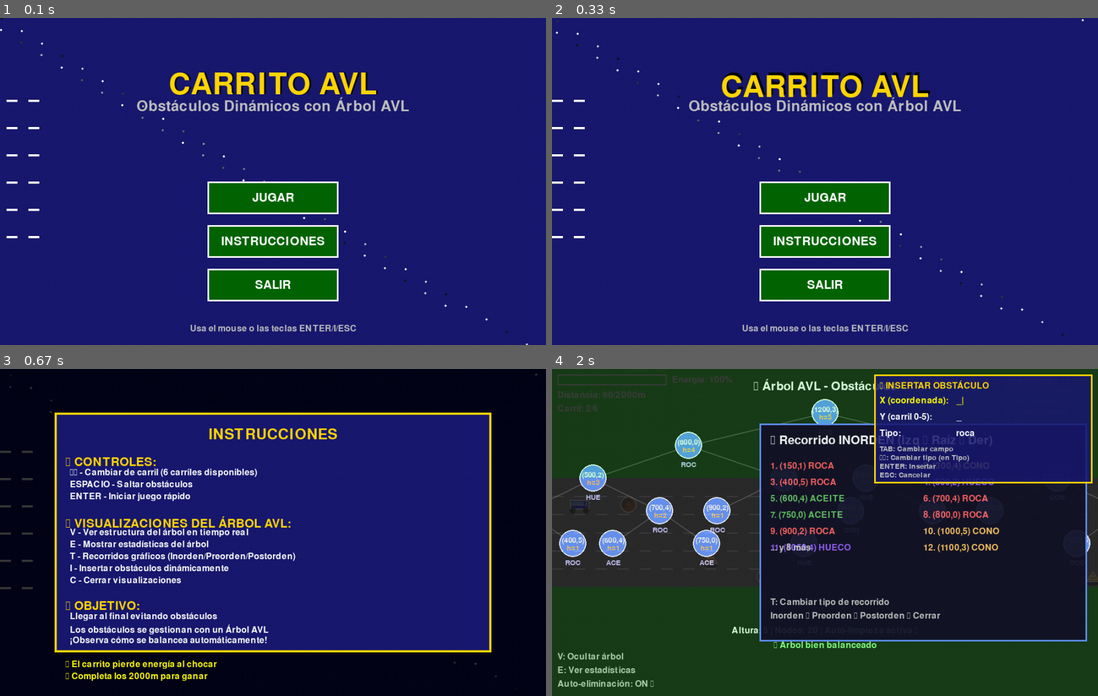
Above: before the commit, frames 1-4 (two rows, left to right).
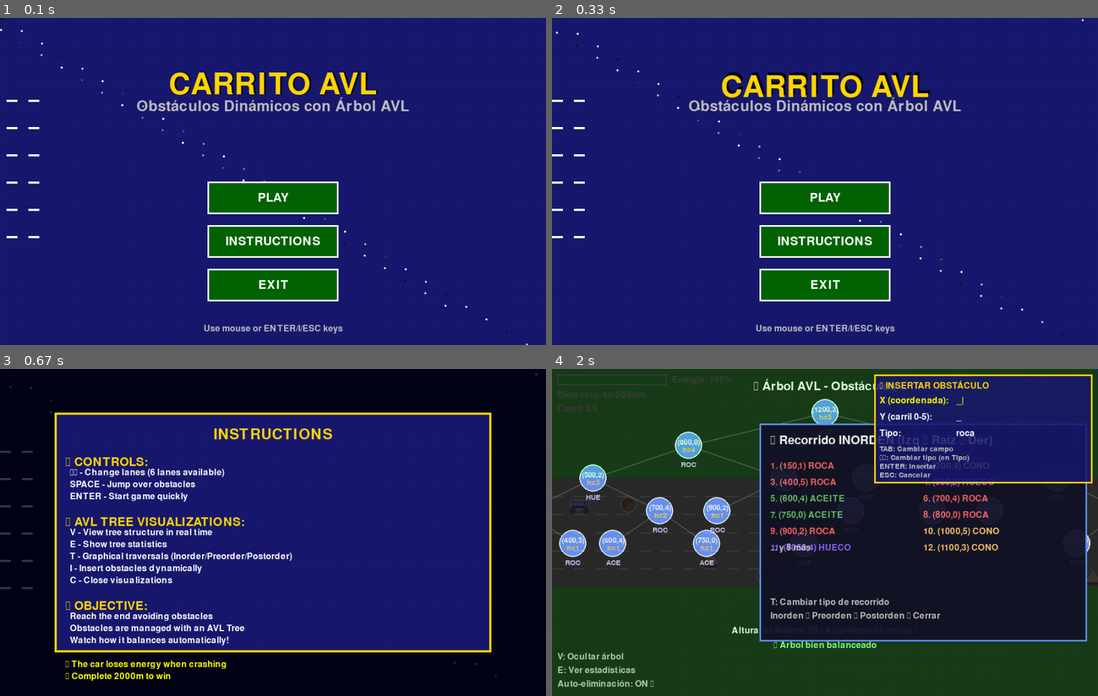
Above: after the commit, the same moments.

Repository: Estebanr32/carVideogame_2D
Game: pygame game, started from game.py
Same seed, same stepped clock (60 frames per second), same inputs: the game is played once before the commit and once after it.
Inputs:
- Up to frame 1 (0.1 s): no input
- Up to frame 2 (0.33 s): no input
- Up to frame 3 (0.67 s): tap I at 0.33 s
- Up to frame 4 (2 s): tap Enter at 0.67 s; tap V at 1 s; tap T at 1.33 s; hold Up from 1.67 s (still down); tap I at 1.82 s

The runs differ from the first frame. In frame 1, 1.1% of the frame differs, in the area x 34-66%, y 53-97%; in frame 2, 1.1%; in frame 3, 6.5%, in the area x 12-62%, y 18-96%; in frame 4, nothing differs.

Commit message:
Cambio en la visualización y depuración

Diff:
--- a/main.py
+++ /dev/null
@@ -1 +0,0 @@
-print("Init repository")
--- a/menu.py
+++ b/menu.py
@@ -156,33 +156,33 @@
         pygame.draw.rect(self.screen, GOLD, panel_rect, 4)
 
         # Título de instrucciones
-        titulo = self.font_subtitle.render("INSTRUCCIONES", True, GOLD)
+        titulo = self.font_subtitle.render("INSTRUCTIONS", True, GOLD)
         titulo_rect = titulo.get_rect(center=(self.SCREEN_WIDTH//2, 120))
         self.screen.blit(titulo, titulo_rect)
 
         # Lista de instrucciones
         instrucciones = [
-            "🎮 CONTROLES:",
-            "  ↑↓ - Cambiar de carril (6 carriles disponibles)",
-            "  ESPACIO - Saltar obstáculos",
-            "  ENTER - Iniciar juego rápido",
-            "",
-            "🌳 VISUALIZACIONES DEL ÁRBOL AVL:",
-            "  V - Ver estructura del árbol en tiempo real",
-            "  E - Mostrar estadísticas del árbol",
-            "  T - Recorridos gráficos (Inorden/Preorden/Postorden)",
-            "  I - Insertar obstáculos dinámicamente",
-            "  C - Cerrar visualizaciones",
-            "",
-            "🎯 OBJETIVO:",
-            "  Llegar al final evitando obstáculos",
-            "  Los obstáculos se gestionan con un Árbol AVL",
-            "  ¡Observa cómo se balancea automáticamente!",
-            "",
-            "💡 El carrito pierde energía al chocar",
-            "🏁 Completa los 2000m para ganar",
-            "",
-            "Haz click o presiona ESC para volver"
+            "🎮 CONTROLS:",
+            "  ↑↓ - Change lanes (6 lanes available)",
+            "  SPACE - Jump over obstacles",
+            "  ENTER - Start game quickly",
+            "",
+            "🌳 AVL TREE VISUALIZATIONS:",
+            "  V - View tree structure in real time",
+            "  E - Show tree statistics",
+            "  T - Graphical traversals (Inorder/Preorder/Postorder)",
+            "  I - Insert obstacles dynamically",
+            "  C - Close visualizations",
+            "",
+            "🎯 OBJECTIVE:",
+            "  Reach the end avoiding obstacles",
+            "  Obstacles are managed with an AVL Tree",
+            "  Watch how it balances automatically!",
+            "",
+            "💡 The car loses energy when crashing",
+            "🏁 Complete 2000m to win",
+            "",
+            "Click or press ESC to return"
         ]
 
         y_start = 160
@@ -215,12 +215,12 @@
 
             if not self.mostrar_instrucciones:
                 # Dibujar botones
-                self.dibujar_boton('jugar', self.botones['jugar'], "JUGAR")
-                self.dibujar_boton('instrucciones', self.botones['instrucciones'], "INSTRUCCIONES")
-                self.dibujar_boton('salir', self.botones['salir'], "SALIR")
+                self.dibujar_boton('jugar', self.botones['jugar'], "PLAY")
+                self.dibujar_boton('instrucciones', self.botones['instrucciones'], "INSTRUCTIONS")
+                self.dibujar_boton('salir', self.botones['salir'], "EXIT")
 
                 # Texto informativo
-                info = self.font_small.render("Usa el mouse o las teclas ENTER/I/ESC", True, SILVER)
+                info = self.font_small.render("Use mouse or ENTER/I/ESC keys", True, SILVER)
                 info_rect = info.get_rect(center=(self.SCREEN_WIDTH//2, self.SCREEN_HEIGHT - 30))
                 self.screen.blit(info, info_rect)
             else:
